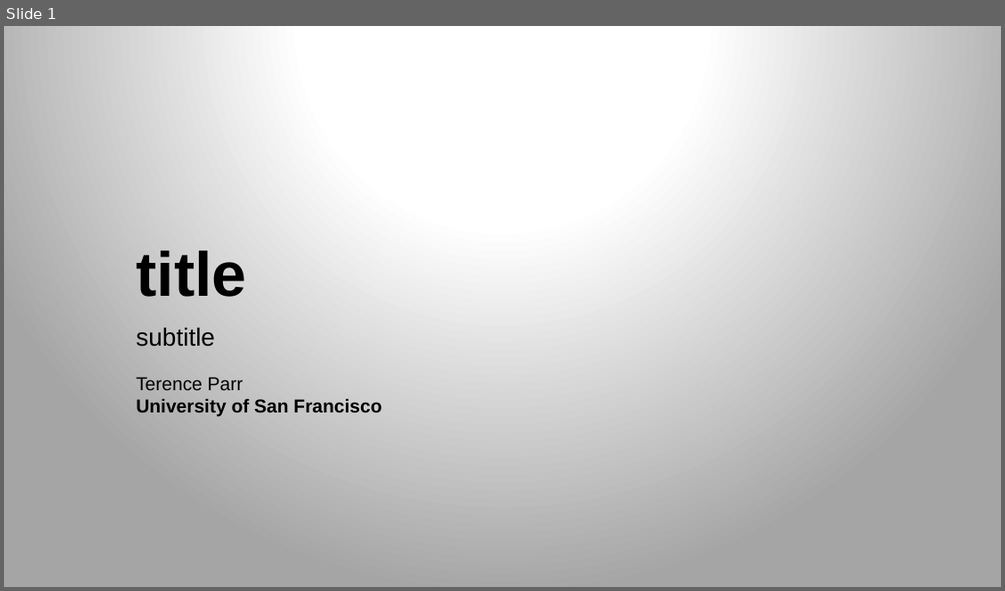
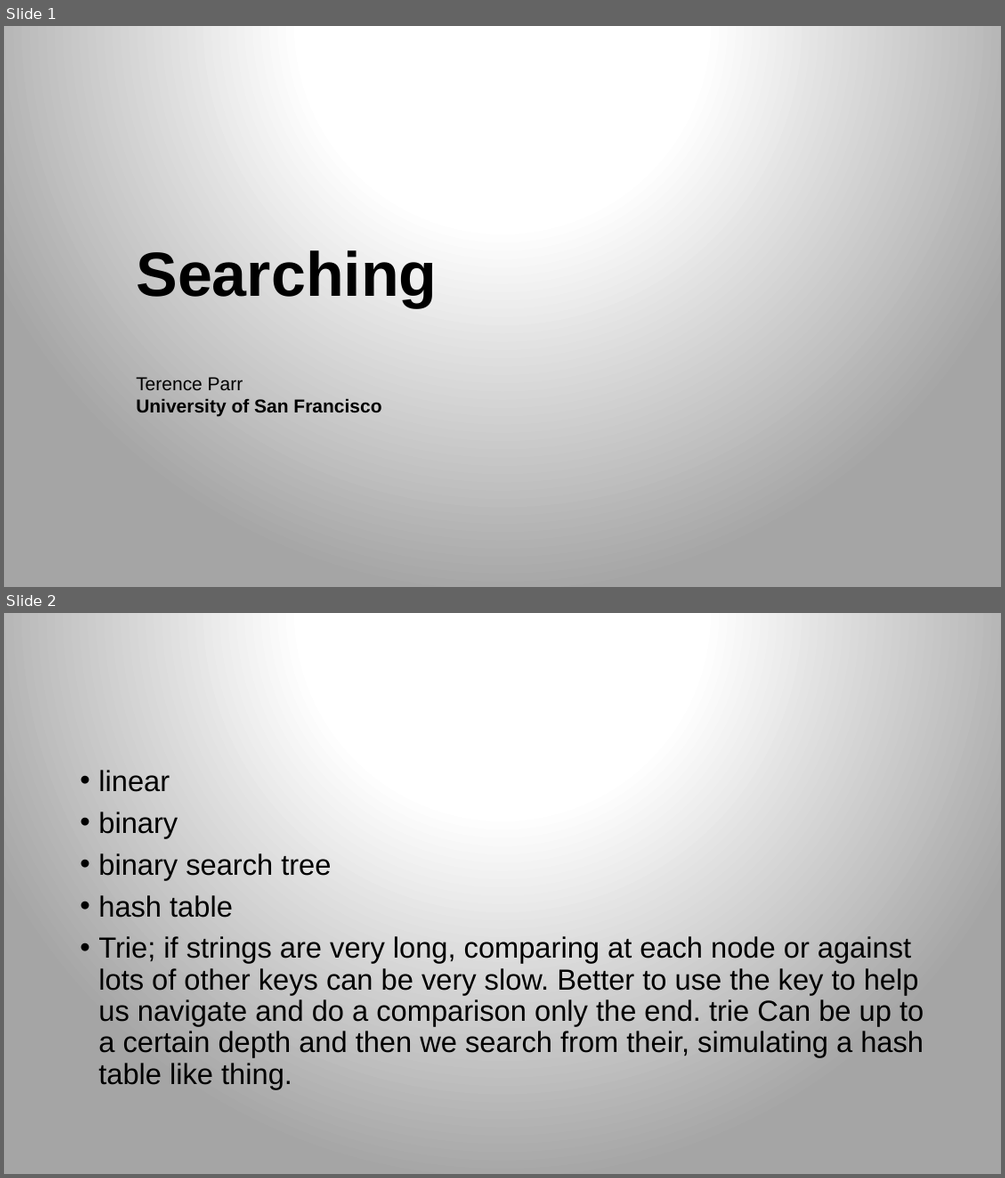
Before and after one commit to parrt/msds689, a slide deck: notes/searching.pptx. Shown one above the other, each under a label of ours: slide 1 before the commit, slides 1 and 2 after it. The pictures are 1005x591 and 1005x1178 pixels, drawn with LibreOffice and Linux fonts; fonts in the diff are those of the drawing; background and template pictures are left out. Boxes give left, top, right and bottom in pixels: in the first picture for what was removed or moved away, otherwise in the second. Text is boxed around its words. In the diff, an @@ line names an element or a change of style, - is before the commit and + after.

```diff
--- a/notes/searching.pptx
+++ b/notes/searching.pptx
@@ slide 2 added at (x1=4, y1=613, x2=1001, y2=1174), background gradient #FFFFFF to #A5A5A5 @@
@@ text added at (x1=98, y1=770, x2=923, y2=1089), 28 pt, text #000000 @@
+• linear
+• binary
+• binary search tree
+• hash table
+• Trie; if strings are very long, comparing at each node or against lots of other keys can be very slow. Better to use the key to help us navigate and do a comparison only the end. trie Can be up to a certain depth and then we search from their, simulating a hash table like thing.
@@ slide 1 changed as well @@
@@ title at (x1=136, y1=250, x2=437, y2=307): text changed @@
-title
+Searching
@@ subtitle removed at (x1=136, y1=327, x2=215, y2=346) @@
-subtitle
```
Also in this commit, not shown: 1 other slide changed, 2 other slides added, 3 slides removed.
